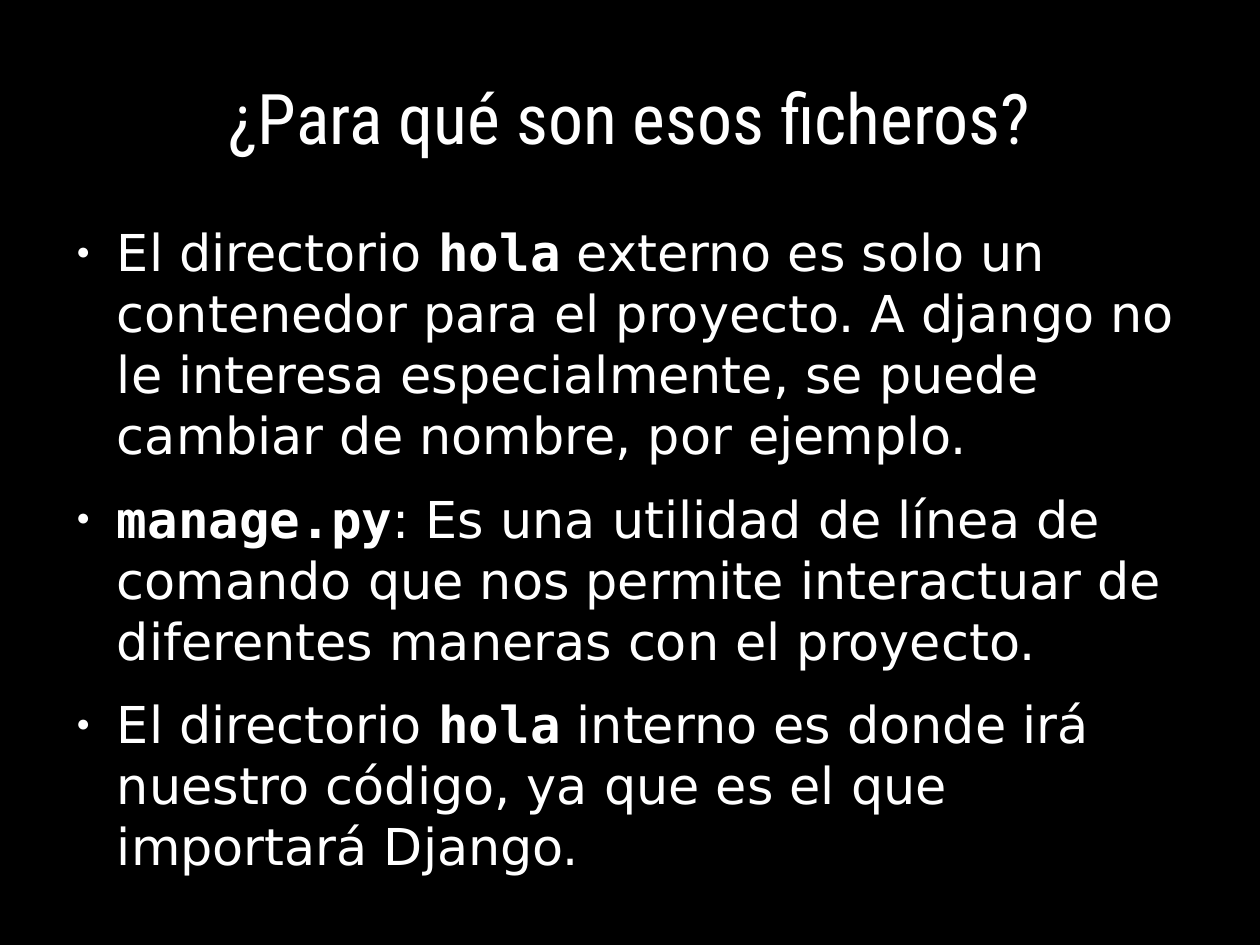
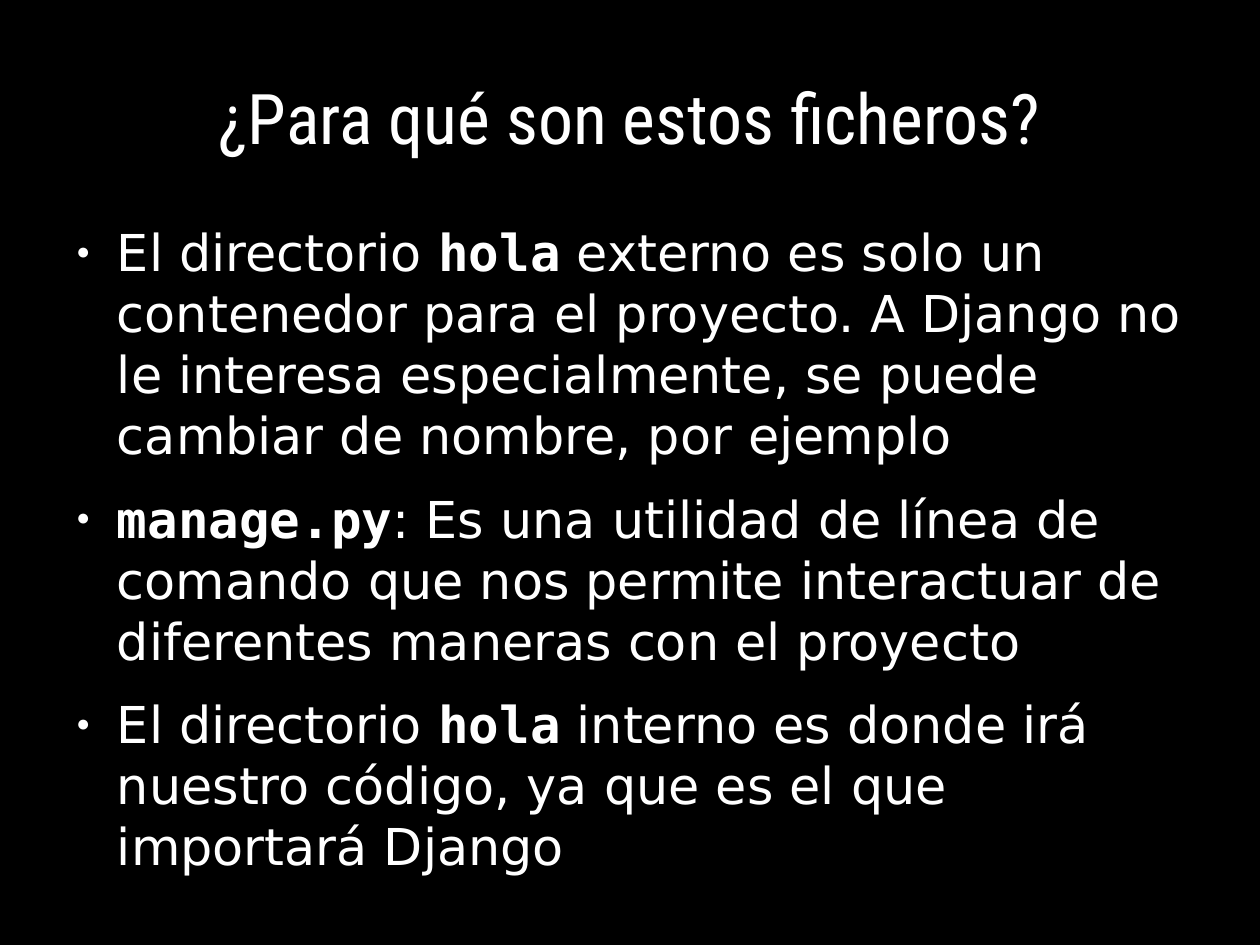
Before and after one commit to euribates/curso-django, a slide deck: slide 20 of presentacion/curso_django.odp. Drawn at 1260x945 pixels with LibreOffice and Linux fonts; fonts in the diff are those of the drawing. Boxes give left, top, right and bottom in pixels: in the first picture for what was removed or moved away, otherwise in the second. Text is boxed around its words. In the diff, an @@ line names an element or a change of style, - is before the commit and + after.

```diff
--- a/presentacion/curso_django.odp
+++ b/presentacion/curso_django.odp
@@ title at [218,91,1040,159]: text changed @@
-¿Para qué son esos ficheros?
+¿Para qué son estos ficheros?
@@ text at [117,232,1180,876]: text changed @@
-● El directorio hola externo es solo un contenedor para el proyecto. A django no le interesa especialmente, se puede cambiar de nombre, por ejemplo.
-● manage.py: Es una utilidad de línea de comando que nos permite interactuar de diferentes maneras con el proyecto.
-● El directorio hola interno es donde irá nuestro código, ya que es el que importará Django.
+● El directorio hola externo es solo un contenedor para el proyecto. A Django no le interesa especialmente, se puede cambiar de nombre, por ejemplo
+● manage.py: Es una utilidad de línea de comando que nos permite interactuar de diferentes maneras con el proyecto
+● El directorio hola interno es donde irá nuestro código, ya que es el que importará Django
```
Also in this commit, not shown: 61 other slides changed, 4 slides added, 1 other file.
